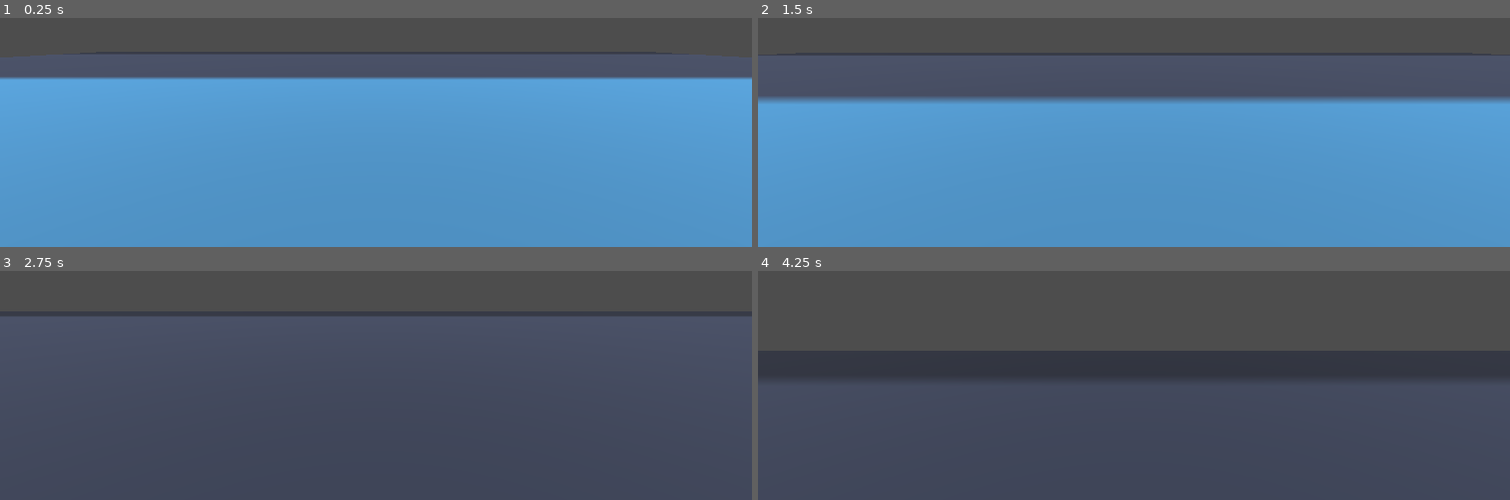
Above: before the commit, frames 1-4 (two rows, left to right).
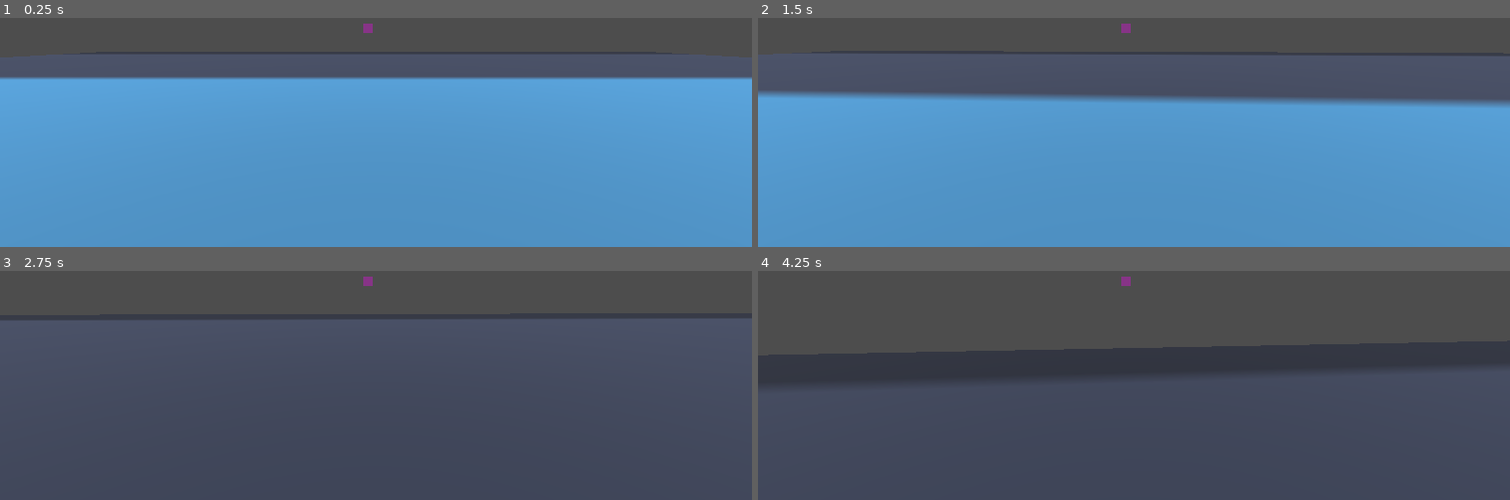
Above: after the commit, the same moments.

Repository: mabanana/FPS-Project-A
Game: Godot game, scene res://test_scene.tscn
Same seed, same stepped clock (60 frames per second), same inputs: the game is played once before the commit and once after it. The engine's default icon, where the game draws it, is replaced by a stand-in: a white triangle on a blue panel in a dark square.
Inputs (mouse positions are in pixels of both pictures, inside the frame that each line leads up to):
- Up to frame 1 (0.25 s): no input
- Up to frame 2 (1.5 s): tap Enter (ui_accept) at 0.5, 0.77 s; move the mouse to (1171, 34) at 0.52 s; hold Up (ui_up) from 0.53 s (still down); move the mouse to (1096, 38) at 1.27 s
- Up to frame 3 (2.75 s): keep holding Up (ui_up); tap Enter (ui_accept) at 1.52 s; move the mouse to (391, 282) at 2.02 s
- Up to frame 4 (4.25 s): keep holding Up (ui_up); tap Enter (ui_accept) at 2.75, 3.02, 3.5, 3.77 s; move the mouse to (1126, 296) at 2.77 s; move the mouse to (1186, 293) at 3.52 s

The runs differ from the first frame. In frame 1, less than 0.1% of the frame differs, in the area x 48-50%, y 2-7%; in frame 2, 2.8%, in the area x 0-100%, y 2-39%; in frame 3, 0.9%; in frame 4, 1.5%.
Error before the commit: Attempt to call function 'rotate_x' in base 'null instance' on a null instance. (res://player.gd:15)

Commit message:
add reticle to main scene

Diff:
--- a/test_scene.tscn
+++ b/test_scene.tscn
@@ -1,7 +1,9 @@
-[gd_scene load_steps=8 format=3 uid="uid://bgp15f5w735mi"]
+[gd_scene load_steps=9 format=3 uid="uid://bgp15f5w735mi"]
 
 [ext_resource type="Script" path="res://player.gd" id="1_00xln"]
 [ext_resource type="Texture2D" uid="uid://brje054dv2kjn" path="res://icon.svg" id="1_fv1bh"]
+
+[sub_resource type="PlaceholderTexture2D" id="PlaceholderTexture2D_bawmo"]
 
 [sub_resource type="StandardMaterial3D" id="StandardMaterial3D_nbs7j"]
 albedo_texture = ExtResource("1_fv1bh")
@@ -19,6 +21,30 @@
 
 [node name="Test Scene" type="Node3D"]
 
+[node name="UI" type="Control" parent="."]
+layout_mode = 3
+anchors_preset = 8
+anchor_left = 0.5
+anchor_top = 0.5
+anchor_right = 0.5
+anchor_bottom = 0.5
+offset_left = -20.0
+offset_top = -20.0
+offset_right = 20.0
+offset_bottom = 20.0
+grow_horizontal = 2
+grow_vertical = 2
+
+[node name="TextureRect" type="TextureRect" parent="UI"]
+modulate = Color(1, 1, 1, 0.32549)
+layout_mode = 0
+offset_right = 15.0
+offset_bottom = 15.0
+texture = SubResource("PlaceholderTexture2D_bawmo")
+
+[node name="DirectionalLight3D" type="DirectionalLight3D" parent="."]
+transform = Transform3D(1, 0, 0, 0, 1.19249e-08, 1, 0, -1, 1.19249e-08, 0, 49, 0)
+
 [node name="Ground" type="StaticBody3D" parent="."]
 transform = Transform3D(1, 0, 0, 0, 1, 0, 0, 0, 1, 0, -1, 0)
 
@@ -29,16 +55,15 @@
 [node name="CollisionShape3D" type="CollisionShape3D" parent="Ground"]
 shape = SubResource("BoxShape3D_2j4ea")
 
-[node name="DirectionalLight3D" type="DirectionalLight3D" parent="."]
-transform = Transform3D(1, 0, 0, 0, 1.19249e-08, 1, 0, -1, 1.19249e-08, 0, 49, 0)
-
 [node name="Player" type="CharacterBody3D" parent="."]
 transform = Transform3D(1, 0, 0, 0, 1, 0, 0, 0, 1, 0, 1, 0)
 script = ExtResource("1_00xln")
 
 [node name="CameraControl" type="Node3D" parent="Player"]
+unique_name_in_owner = true
 
 [node name="Camera3D" type="Camera3D" parent="Player/CameraControl"]
+unique_name_in_owner = true
 transform = Transform3D(1, 0, 0, 0, 1, 0, 0, 0, 1, 0, 1, 0)
 
 [node name="CollisionShape3D" type="CollisionShape3D" parent="Player"]
